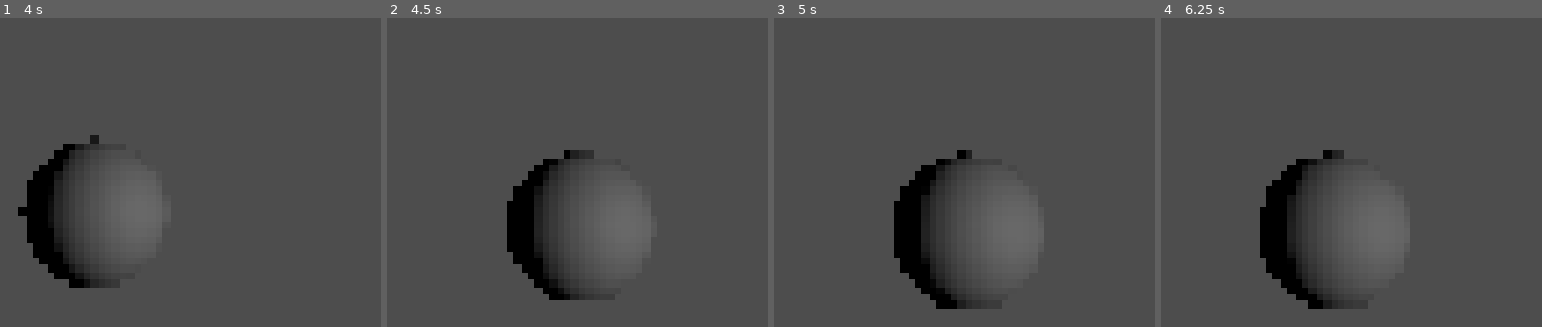
Above: before the commit, frames 1-4 (left to right).
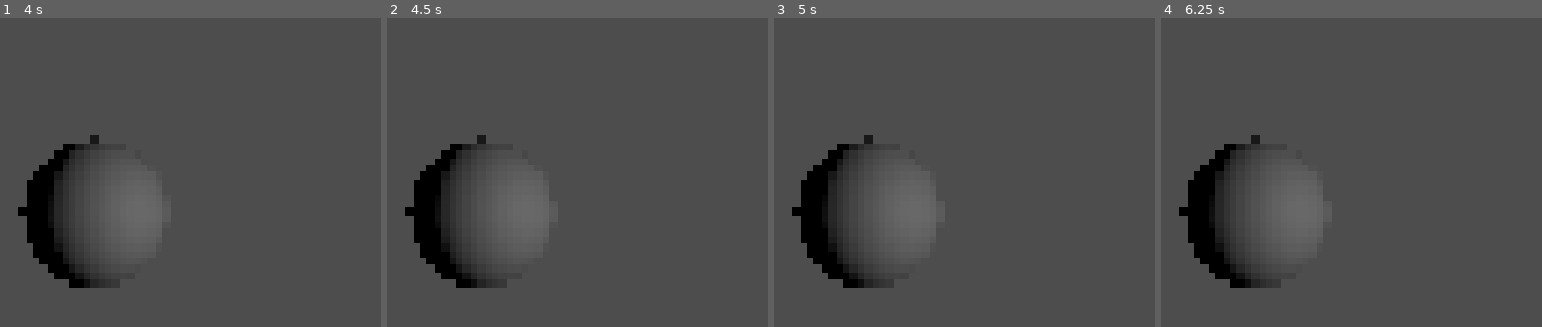
Above: after the commit, the same moments.

Repository: jurgfish/astral-shepherd-godot
Game: Godot game, scene res://scenes/world.tscn
Same seed, same stepped clock (60 frames per second), same inputs: the game is played once before the commit and once after it.
Inputs (mouse positions are in pixels of both pictures, inside the frame that each line leads up to):
- Up to frame 1 (4 s): tap Enter at 0.5, 2, 3.5 s; move the mouse to (274, 89) at 0.52 s; tap K (LOOK_D) at 0.6 s; tap Space at 1.25, 2.75 s; move the mouse to (22, 98) at 1.27 s; tap J (LOOK_L) at 1.35 s; move the mouse to (201, 70) at 2.02 s; tap L (LOOK_R) at 2.1 s; move the mouse to (110, 113) at 2.77 s; tap I (LOOK_U) at 2.85 s; move the mouse to (320, 110) at 3.52 s; tap S (MOVE_B) at 3.6 s
- Up to frame 2 (4.5 s): tap P (pause, bound only after the commit) at 4.15 s; tap Space at 4.25 s; move the mouse to (outside the picture) at 4.27 s; tap W (MOVE_F) at 4.35 s
- Up to frame 3 (5 s): no input
- Up to frame 4 (6.25 s): move the mouse to (1332, 92) at 5.02 s; tap A (MOVE_L) at 5.1 s; move the mouse to (1210, 67) at 5.77 s; tap D (MOVE_R) at 5.85 s

Frame 1 is identical in both runs. In frame 2, 11% of the frame differs, in the area x 4-67%, y 37-92%; in frame 3, 11%; in frame 4, 12%, in the area x 4-62%, y 37-95%.

Commit message:
add user, pause_hud scripts (partial logic), remove service script; add user pause, quit logic (add input binds)

Diff:
--- a/project.godot
+++ b/project.godot
@@ -20,7 +20,6 @@
 [autoload]
 
 States="*uid://bdfvwn17fssf2"
-Service="*uid://ddpaiwr3doifg"
 
 [display]
 
@@ -99,6 +98,15 @@
 , Object(InputEventJoypadMotion,"resource_local_to_scene":false,"resource_name":"","device":-1,"axis":3,"axis_value":1.0,"script":null)
 ]
 }
+pause={
+"deadzone": 0.2,
+"events": [Object(InputEventKey,"resource_local_to_scene":false,"resource_name":"","device":-1,"window_id":0,"alt_pressed":false,"shift_pressed":false,"ctrl_pressed":false,"meta_pressed":false,"pressed":false,"keycode":0,"physical_keycode":80,"key_label":0,"unicode":112,"location":0,"echo":false,"script":null)
+, Object(InputEventKey,"resource_local_to_scene":false,"resource_name":"","device":-1,"window_id":0,"alt_pressed":false,"shift_pressed":false,"ctrl_pressed":false,"meta_pressed":false,"pressed":false,"keycode":0,"physical_keycode":4194306,"key_label":0,"unicode":0,"location":0,"echo":false,"script":null)
+, Object(InputEventJoypadButton,"resource_local_to_scene":false,"resource_name":"","device":-1,"button_index":6,"pressure":0.0,"pressed":false,"script":null)
+, Object(InputEventJoypadButton,"resource_local_to_scene":false,"resource_name":"","device":-1,"button_index":4,"pressure":0.0,"pressed":false,"script":null)
+, Object(InputEventKey,"resource_local_to_scene":false,"resource_name":"","device":-1,"window_id":0,"alt_pressed":false,"shift_pressed":false,"ctrl_pressed":false,"meta_pressed":false,"pressed":false,"keycode":0,"physical_keycode":4194305,"key_label":0,"unicode":0,"location":0,"echo":false,"script":null)
+]
+}
 
 [input_devices]
 
--- a/scenes/world.tscn
+++ b/scenes/world.tscn
@@ -1,12 +1,25 @@
 [gd_scene format=3 uid="uid://g4srku481050"]
 
 [ext_resource type="Script" uid="uid://bgty8iyva1fe8" path="res://scripts/world.gd" id="1_nnsk1"]
+[ext_resource type="Script" uid="uid://ceedxaacbk6qo" path="res://scripts/pause_hud.gd" id="2_71j4m"]
+[ext_resource type="Script" uid="uid://b0gdqjb557llp" path="res://scripts/user.gd" id="2_k0juu"]
 [ext_resource type="PackedScene" uid="uid://by4fqvbkmbdhl" path="res://scenes/alka.tscn" id="2_rwgxs"]
 [ext_resource type="PackedScene" uid="uid://meejsrqvhxcu" path="res://scenes/city.tscn" id="3_4wyf3"]
 
 [node name="world" type="Node3D" unique_id=1665150136]
 physics_interpolation_mode = 1
 script = ExtResource("1_nnsk1")
+
+[node name="pause_hud" type="Control" parent="." unique_id=143006545]
+layout_mode = 3
+anchors_preset = 0
+offset_right = 40.0
+offset_bottom = 40.0
+script = ExtResource("2_71j4m")
+
+[node name="user" type="Node3D" parent="." unique_id=1858575239]
+process_mode = 3
+script = ExtResource("2_k0juu")
 
 [node name="alka" parent="." unique_id=1628352519 instance=ExtResource("2_rwgxs")]
 
@@ -19,3 +32,6 @@
 transform = Transform3D(0.5834952, -0.14832301, 0.7984571, -0.0041703884, 0.9826201, 0.18558115, -0.8121059, -0.111615576, 0.5727356, 3.3946953, 1.6437378, -2.3471901)
 light_energy = 2.0
 spot_range = 24.721277
+
+[connection signal="pause_requested" from="user" to="." method="_on_pause_requested"]
+[connection signal="quit_requested" from="user" to="." method="_on_quit_requested"]
--- /dev/null
+++ b/scripts/pause_hud.gd
@@ -0,0 +1,9 @@
+# Copyright © 2026, jurgfish. All rights reserved.
+
+extends Control
+
+##################################################################################################
+
+
+
+##################################################################################################
--- a/scripts/service.gd
+++ /dev/null
@@ -1,20 +0,0 @@
-# Copyright © 2026, jurgfish. All rights reserved.
-
-extends Node
-
-##################################################################################################
-
-func debug_initialize() -> void:
-	if OS.is_debug_build():
-		if States.DEBUG_MODE & States.DEBUG.DISABLED:
-			States.DEBUG_MODE = States.DEBUG.DISABLED
-
-		print("--------------------------------------------------------------------------------")
-		print_rich("[b]%s[/b] by [b]%s <3[/b] v%s d%s" % [
-				States.GAME_NAME, States.GAME_AUTHOR, States.GAME_VERSION, States.DEBUG_MODE])
-		print("--------------------------------------------------------------------------------")
-
-	else:
-		States.DEBUG_MODE = States.DEBUG.DISABLED
-
-##################################################################################################
--- a/scripts/states.gd
+++ b/scripts/states.gd
@@ -6,7 +6,6 @@
 
 ##################################################################################################
 
-enum STATUS { STARTUP, READY, INTRO, RUNNING, SHUTDOWN, QUIT }
 enum DEBUG { DISABLED = 1, ENABLED = 2, USER = 4 }
 
 var DEBUG_MODE: int = (
--- /dev/null
+++ b/scripts/user.gd
@@ -0,0 +1,35 @@
+# Copyright © 2026, jurgfish. All rights reserved.
+
+extends Node3D
+
+signal pause_requested(flag: bool)
+signal quit_requested()
+
+##################################################################################################
+
+func _pause_game(flag: bool) -> void:
+	pause_requested.emit(flag)
+	if flag:
+		Input.mouse_mode = Input.MOUSE_MODE_VISIBLE
+	else:
+		Input.mouse_mode = Input.MOUSE_MODE_CAPTURED
+
+func _quit_game() -> void:
+	quit_requested.emit()
+
+##################################################################################################
+
+func _input(event) -> void:
+	if event.is_action_pressed("pause"):
+		_pause_game(!get_tree().paused)
+		get_viewport().set_input_as_handled()
+
+func _notification(what: int) -> void:
+	if what == NOTIFICATION_WM_CLOSE_REQUEST:
+		_quit_game()
+
+func _ready() -> void:
+	Input.mouse_mode = Input.MOUSE_MODE_CAPTURED
+	#Engine.max_fps = 30
+
+##################################################################################################
--- a/scripts/world.gd
+++ b/scripts/world.gd
@@ -1,6 +1,21 @@
 # Copyright © 2026, jurgfish. All rights reserved.
 
 extends Node3D
+
+##################################################################################################
+
+func _debug_initialize() -> void:
+	if OS.is_debug_build():
+		if States.DEBUG_MODE & States.DEBUG.DISABLED:
+			States.DEBUG_MODE = States.DEBUG.DISABLED
+
+		print("--------------------------------------------------------------------------------")
+		print_rich("[b]%s[/b] by [b]%s <3[/b] v%s d%s" % [
+				States.GAME_NAME, States.GAME_AUTHOR, States.GAME_VERSION, States.DEBUG_MODE])
+		print("--------------------------------------------------------------------------------")
+
+	else:
+		States.DEBUG_MODE = States.DEBUG.DISABLED
 
 ##################################################################################################
 
@@ -8,22 +23,24 @@
 	get_tree().set_auto_accept_quit(false)
 	get_tree().paused = false # for game reload
 
-	Service.debug_initialize()
-
-	Input.mouse_mode = Input.MOUSE_MODE_CAPTURED
-	#Engine.max_fps = 30
+	_debug_initialize()
 
 func _start_game() -> void:
-	pass
+	if States.DEBUG_MODE & States.DEBUG.ENABLED:
+		print("\nHELLO WORLD")
 
-func quit_game() -> void:
+##################################################################################################
+
+func _on_pause_requested(flag: bool) -> void:
+	if States.DEBUG_MODE & States.DEBUG.ENABLED:
+		print("PAUSED: %s" % flag)
+
+	get_tree().paused = flag
+
+func _on_quit_requested() -> void:
 	get_tree().quit()
 
 ##################################################################################################
-
-func _notification(what: int) -> void:
-	if what == NOTIFICATION_WM_CLOSE_REQUEST:
-		quit_game()
 
 func _ready() -> void:
 	_initialize_game()
Not shown, changed: notes.txt
Not shown, added: scripts/pause_hud.gd.uid
Not shown, removed: scripts/service.gd.uid
Not shown, added: scripts/user.gd.uid
